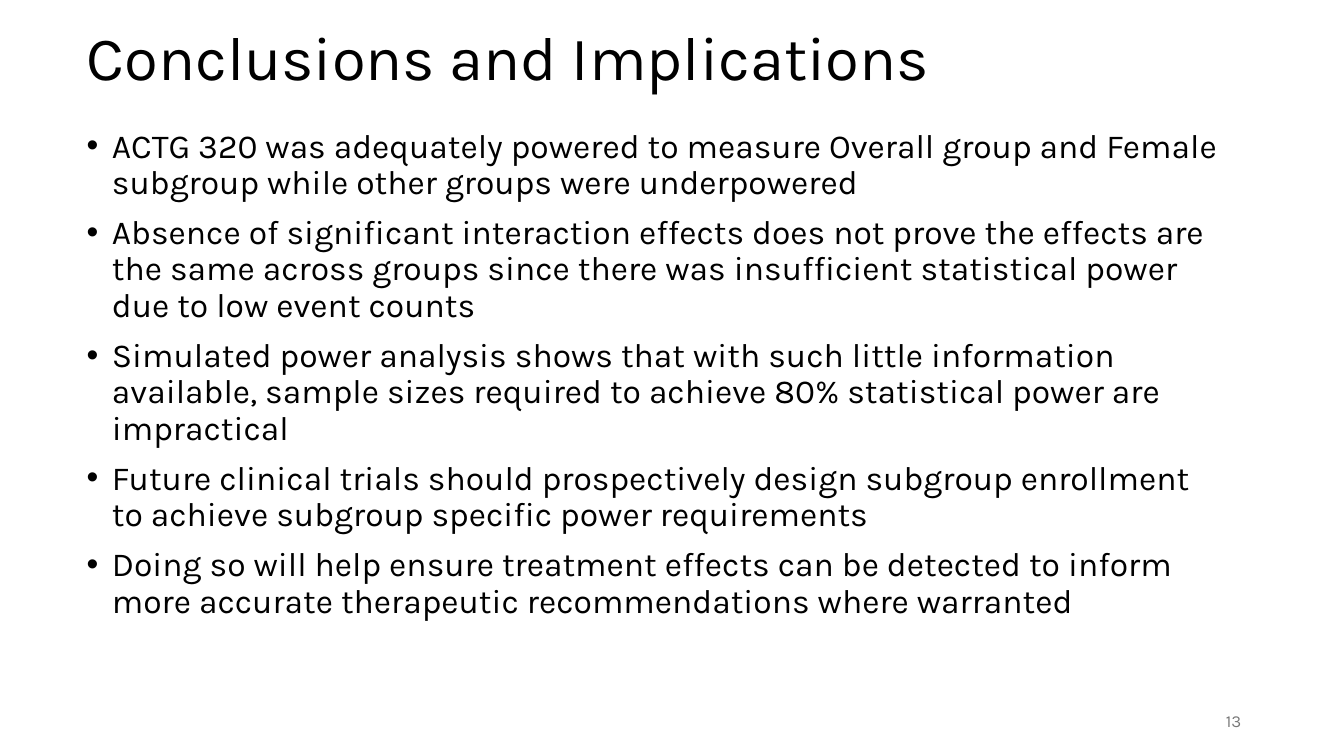
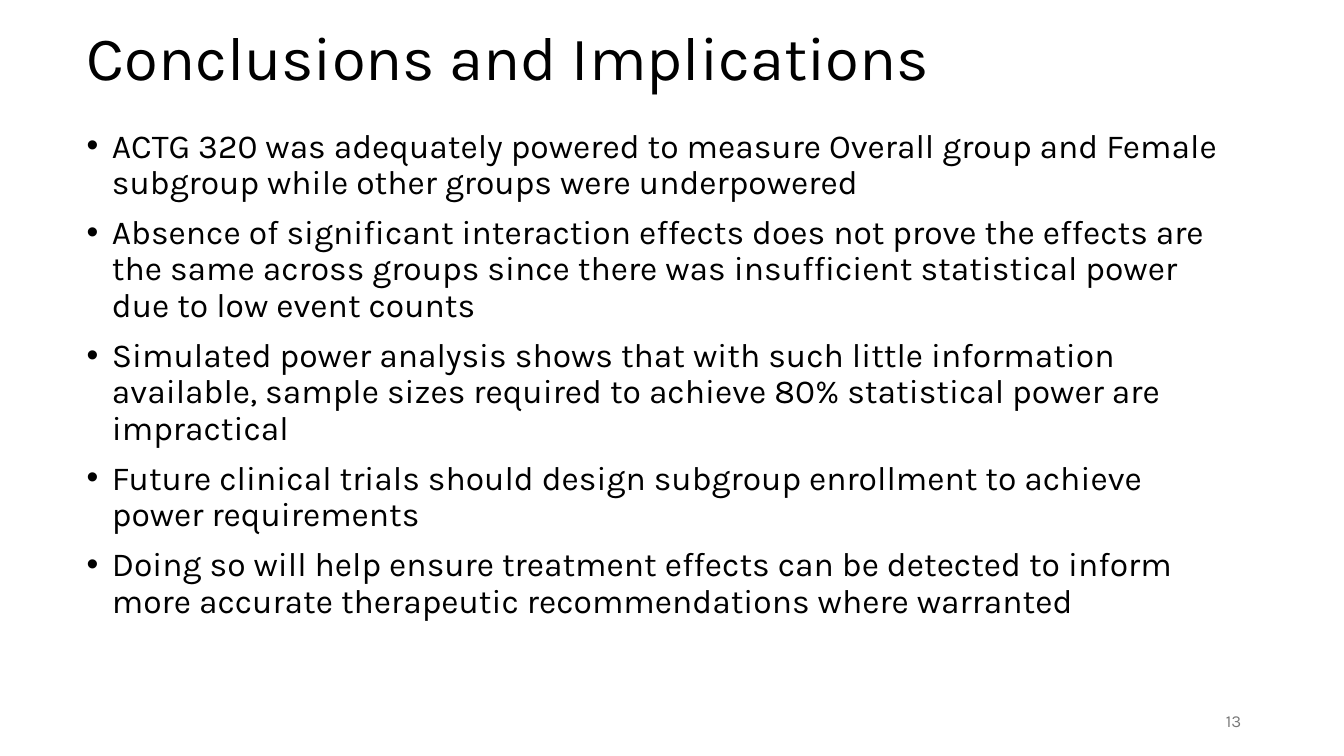
Before and after one commit to susanpeck/Math261BExperimentalDesignProject, a slide deck: slide 13 of Document_Files/Presentation_Slides_v3.pptx. Drawn at 1344x756 pixels with LibreOffice and Linux fonts; fonts in the diff are those of the drawing. Boxes give left, top, right and bottom in pixels: in the first picture for what was removed or moved away, otherwise in the second. Text is boxed around its words. In the diff, an @@ line names an element or a change of style, - is before the commit and + after.

```diff
--- a/Document_Files/Presentation_Slides_v3.pptx
+++ b/Document_Files/Presentation_Slides_v3.pptx
@@ text at (112,467,1141,534): text changed @@
-• Future clinical trials should prospectively design subgroup enrollment to achieve subgroup specific power requirements
+• Future clinical trials should design subgroup enrollment to achieve power requirements
```
Also in this commit, not shown: 3 other slides changed.
